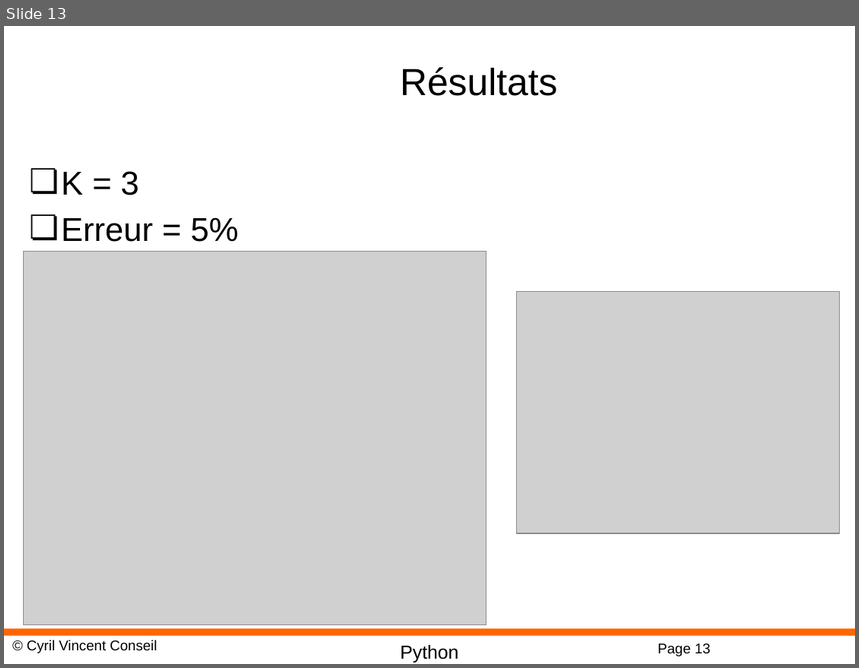
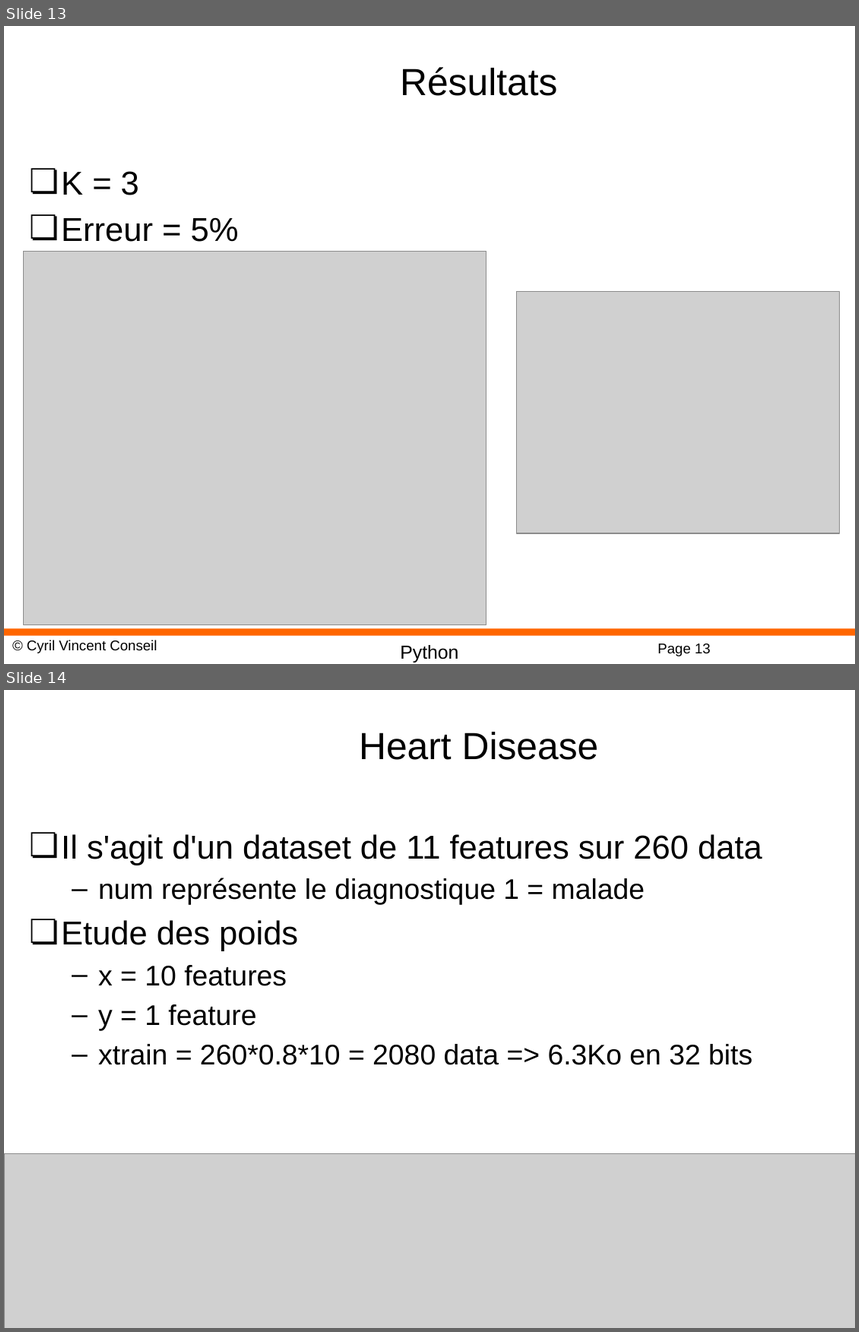
Before and after one commit to cyrilvincent/ML, a slide deck: PPT/MachineLearning14-KNN.pptx. Shown one above the other, each under a label of ours: slide 13 before the commit, slides 13 and 14 after it. The pictures are 859x668 and 859x1332 pixels, drawn with LibreOffice and Linux fonts; fonts in the diff are those of the drawing; grey boxes stand for pictures; background and template pictures are left out. Boxes give left, top, right and bottom in pixels: in the first picture for what was removed or moved away, otherwise in the second. Text is boxed around its words. In the diff, an @@ line names an element or a change of style, - is before the commit and + after.

```diff
--- a/PPT/MachineLearning14-KNN.pptx
+++ b/PPT/MachineLearning14-KNN.pptx
@@ slide 14 added at <box>4,690,855,1328</box>, background #FFFFFF; not listed: 2 template elements that a slide beside it also shows @@
@@ title added at <box>359,732,599,760</box>, 32 pt, text #000000 @@
+Heart Disease
@@ text added at <box>61,834,762,1065</box>, 24 pt, text #000000 @@
+❏ Il s'agit d'un dataset de 11 features sur 260 data
+  – num représente le diagnostique 1 = malade
+❏ Etude des poids
+  – x = 10 features
+  – y = 1 feature
+  – xtrain = 260*0.8*10 = 2080 data => 6.3Ko en 32 bits
@@ picture added at <box>4,1154,855,1328</box> @@
```
Also in this commit, not shown: 12 other slides added, 2 other files.
